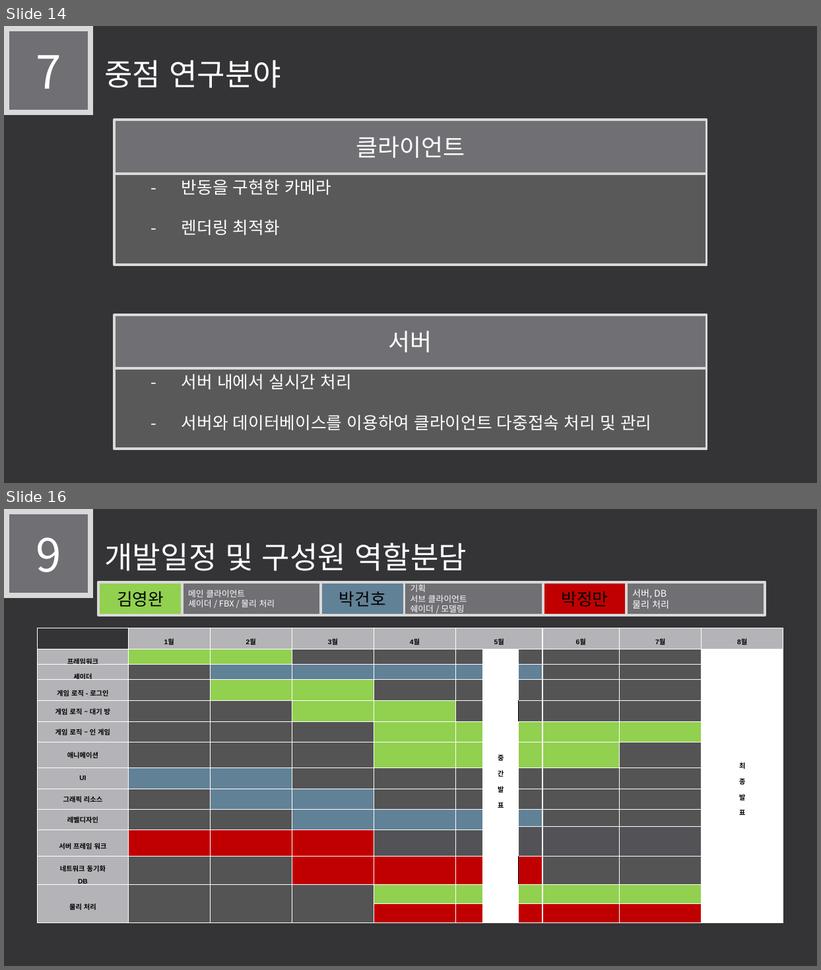
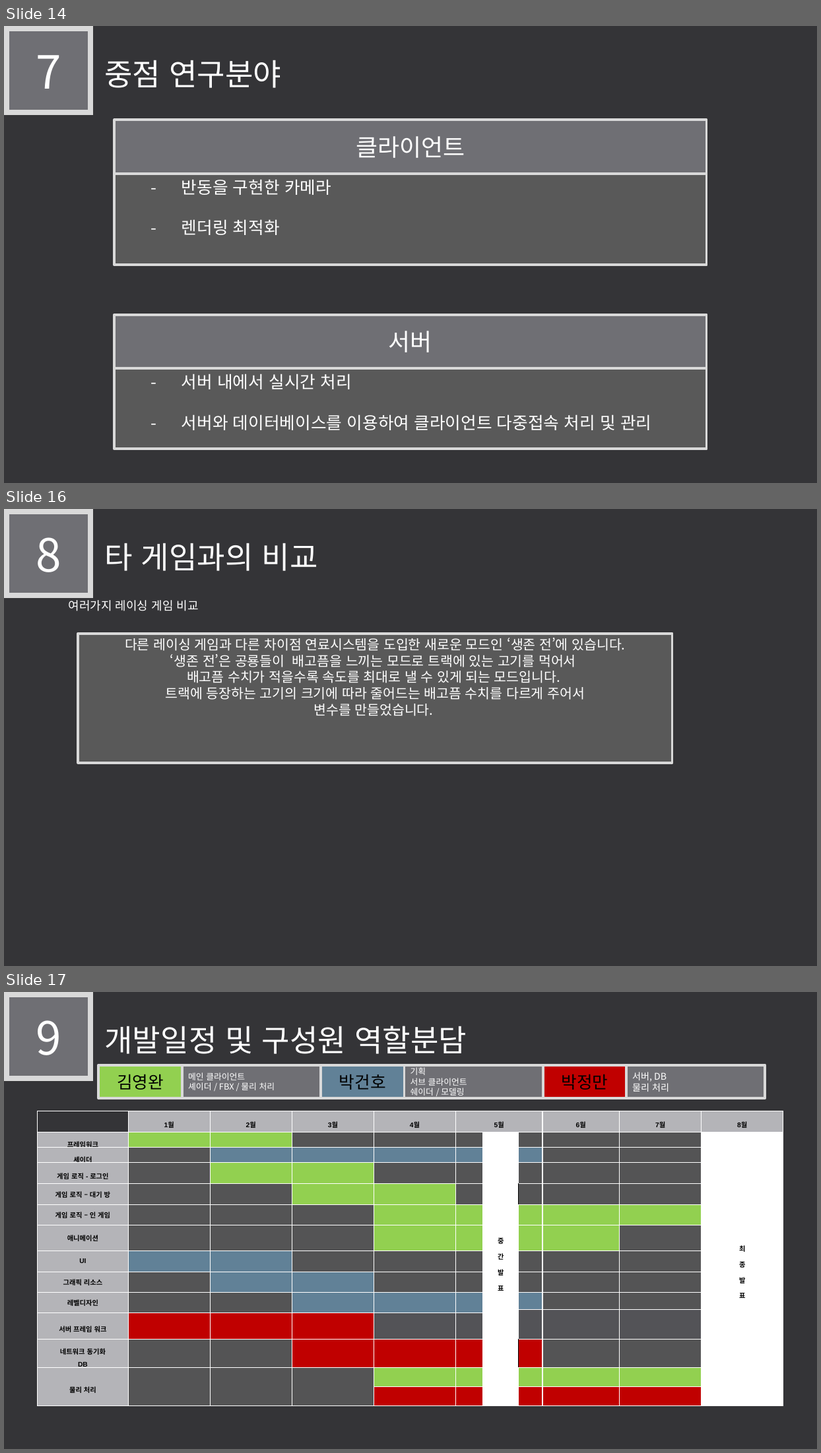
Before and after one commit to LEGO0937/Our_Project, a slide deck: 기획단계/졸작 제안서_α.pptx. Shown one above the other, each under a label of ours: slides 14 and 16 before the commit, slides 14, 16 and 17 after it; the slides between them are not shown. The pictures are 821x970 and 821x1453 pixels, drawn with LibreOffice and Linux fonts; fonts in the diff are those of the drawing. Boxes give left, top, right and bottom in pixels: in the first picture for what was removed or moved away, otherwise in the second. Text is boxed around its words. In the diff, an @@ line names an element or a change of style, - is before the commit and + after.

Commit message:
타게임과 비교 수정중
다른게임과 비교에서 생존전을 말해서 비교하고있다 현재 수정중

```diff
--- a/기획단계/졸작 제안서_α.pptx
+++ b/기획단계/졸작 제안서_α.pptx
@@ slide 16 added at [4,509,817,966], background #353537 @@
@@ rectangle added at [7,512,90,595], fill #6F6F74, outline #D9D9D9 6 pt, 54 pt, text #FFFFFF @@
+8
@@ text added at [104,543,318,571], 36 pt, text #FFFFFF @@
+타 게임과의 비교
@@ text added at [69,600,199,611], 14 pt, text #FFFFFF @@
+여러가지 레이싱 게임 비교
@@ rectangle added at [79,634,673,762], fill #595959, outline #D9D9D9 3 pt, 16 pt, text #FFFFFF @@
+다른 레이싱 게임과 다른 차이점 연료시스템을 도입한 새로운 모드인 ‘생존 전’에 있습니다.
+‘생존 전’은 공룡들이 배고픔을 느끼는 모드로 트랙에 있는 고기를 먹어서
+배고픔 수치가 적을수록 속도를 최대로 낼 수 있게 되는 모드입니다.
+트랙에 등장하는 고기의 크기에 따라 줄어드는 배고픔 수치를 다르게 주어서
+변수를 만들었습니다.
@@ what was slide 16 is now slide 17 @@
```
Also in this commit, not shown: 1 slide changed.
